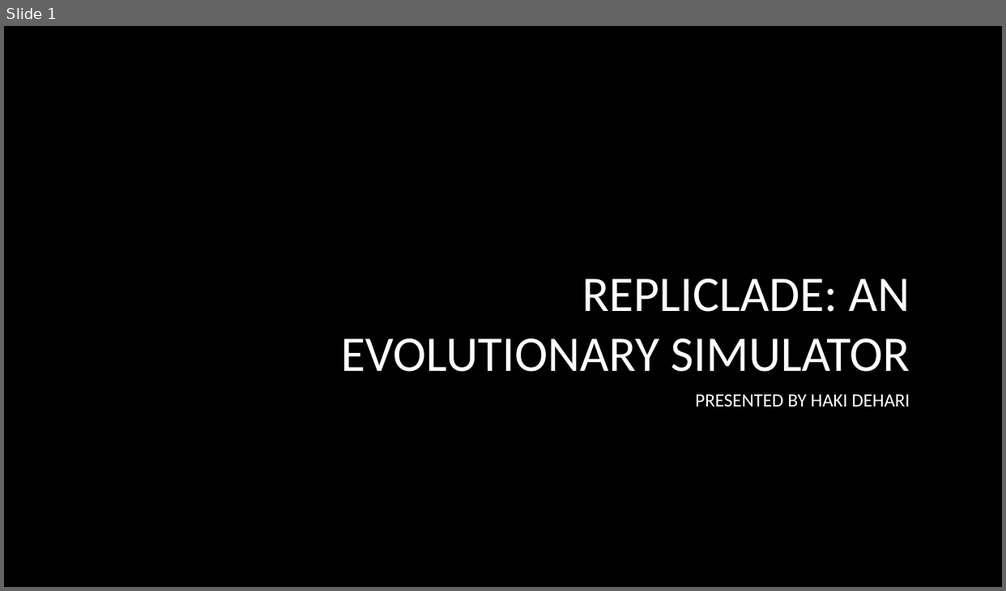
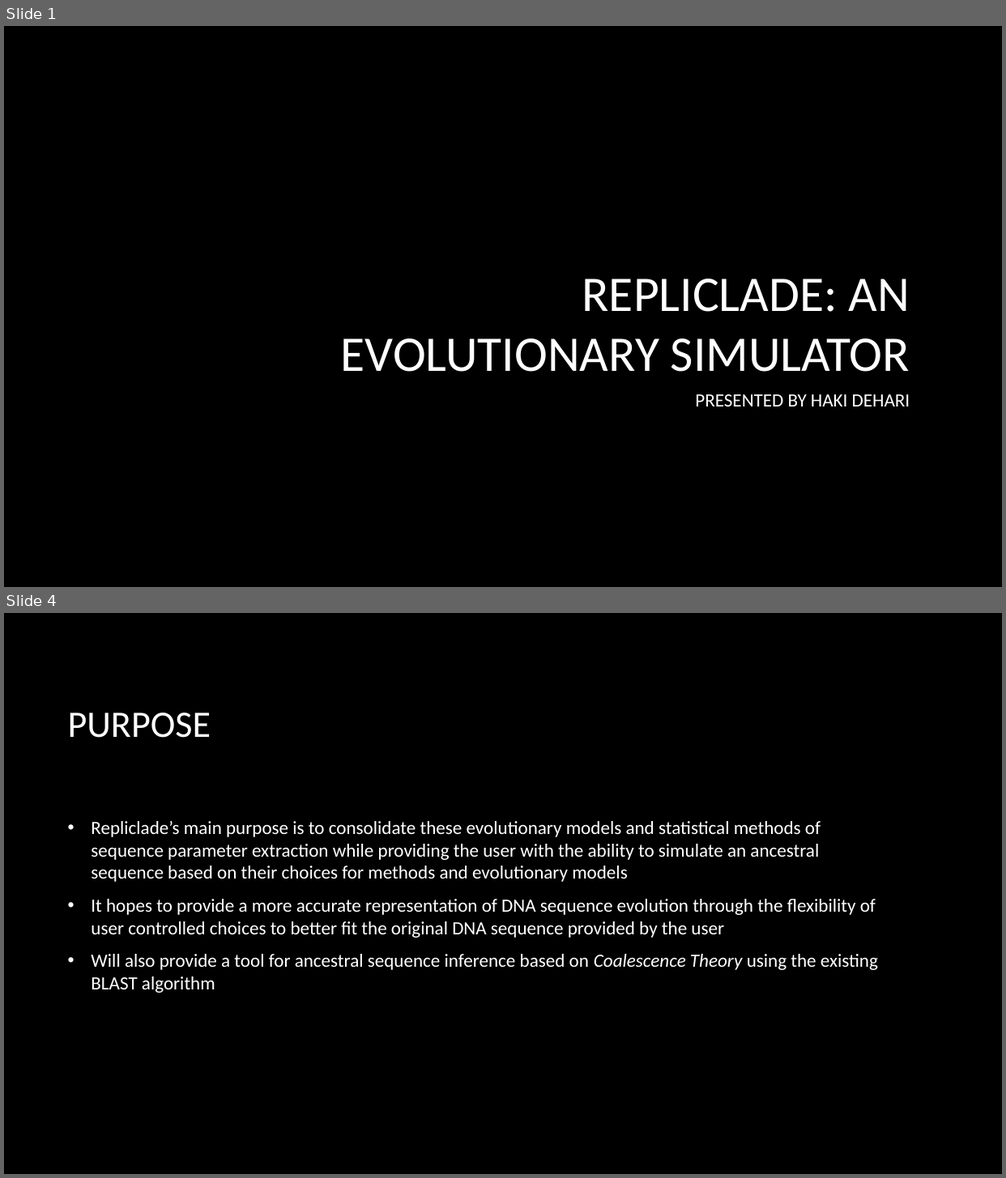
Before and after one commit to hakidehari/RepliClade, a slide deck: Repliclade_final/Repliclade.pptx. Shown one above the other, each under a label of ours: slide 1 before the commit, slides 1 and 4 after it; the slides between them are not shown. The pictures are 1006x591 and 1006x1178 pixels, drawn with LibreOffice and Linux fonts; fonts in the diff are those of the drawing; background and template pictures are left out. Boxes give left, top, right and bottom in pixels: in the first picture for what was removed or moved away, otherwise in the second. Text is boxed around its words. In the diff, an @@ line names an element or a change of style, - is before the commit and + after.

```diff
--- a/Repliclade_final/Repliclade.pptx
+++ b/Repliclade_final/Repliclade.pptx
@@ slide 4 added at (4,613,1002,1174), background picture (left out) @@
@@ title added at (68,713,211,738), 36 pt, text #FFFFFF @@
+PURPOSE
@@ text added at (91,821,878,993), 18 pt, text #FFFFFF @@
+• Repliclade’s main purpose is to consolidate these evolutionary models and statistical methods of sequence parameter extraction while providing the user with the ability to simulate an ancestral sequence based on their choices for methods and evolutionary models
+• It hopes to provide a more accurate representation of DNA sequence evolution through the flexibility of user controlled choices to better fit the original DNA sequence provided by the user
+• Will also provide a tool for ancestral sequence inference based on Coalescence Theory using the existing BLAST algorithm
```
Also in this commit, not shown: 5 other slides added, 1 other file.
